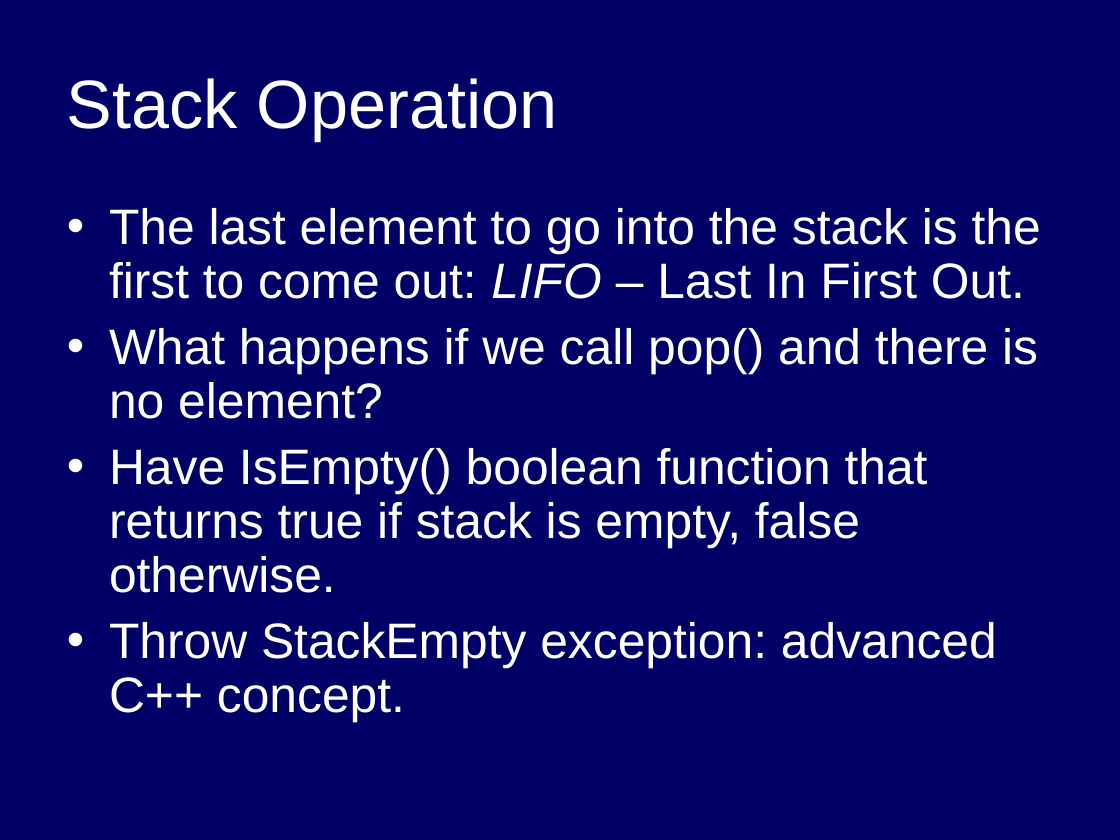
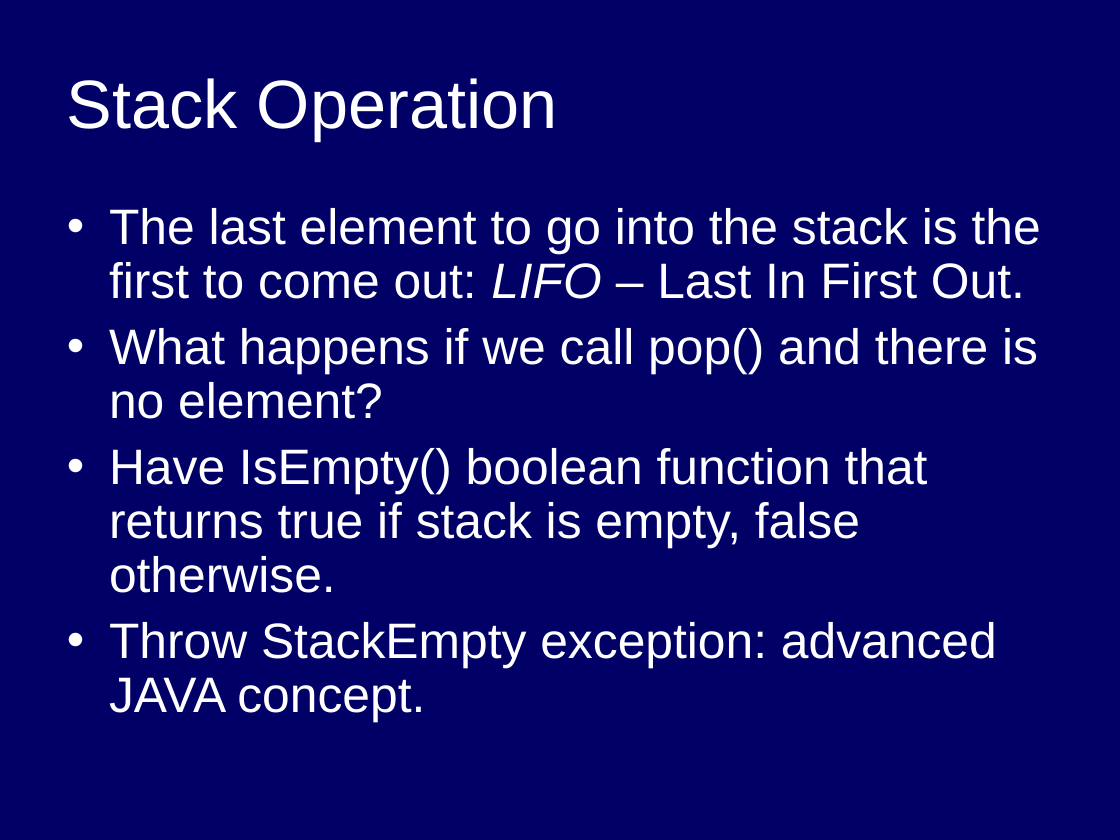
Before and after one commit to bamboat3/ds, a slide deck: slide 18 of lec05.ppt. Drawn at 1120x840 pixels with LibreOffice and Linux fonts; fonts in the diff are those of the drawing. Boxes give left, top, right and bottom in pixels: in the first picture for what was removed or moved away, otherwise in the second. Text is boxed around its words. In the diff, an @@ line names an element or a change of style, - is before the commit and + after.

```diff
--- a/lec05.ppt
+++ b/lec05.ppt
@@ text at bbox=[109, 622, 997, 722]: text changed @@
-• Throw StackEmpty exception: advanced C++ concept.
+• Throw StackEmpty exception: advanced JAVA concept.
```
Also in this commit, not shown: 1 other slide changed.
